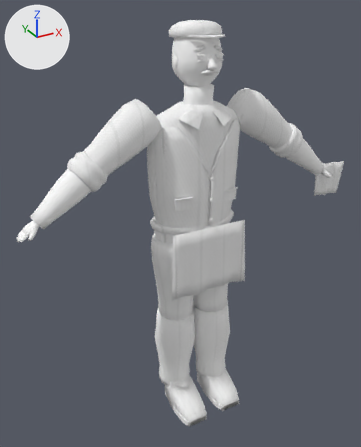
Before and after pictures for a commit that changed the Blender file ArtSource/Bar/Bartender/Blender/BarBartenderOrdinary3D.blend.
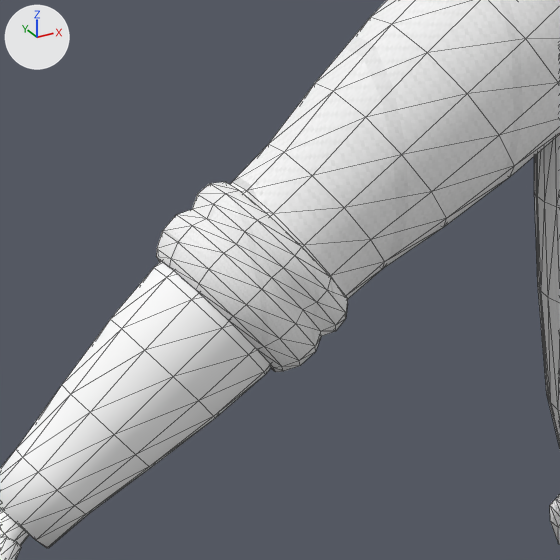
The first picture shows the older version from a 50 mm camera at (-1.029, -1.748, 1.807) aimed at (-0.051, 0.031, 0.917). The close-ups show the older and then the newer version on the part from 9% to 42% of the width and 25% to 52% of the height of that picture. Only the edits that show in the close-ups are written down. The lights are fixed; the arrows at upper left show +X, +Y and +Z. The close-ups show mesh edges as thin lines.

In view in the first close-up: 'CLO_RolledCuff.R', 'CLO_WaistcoatSide.R', 'GEO_ExposedForearm.R', 'GEO_UpperArm.R' and 4 more.
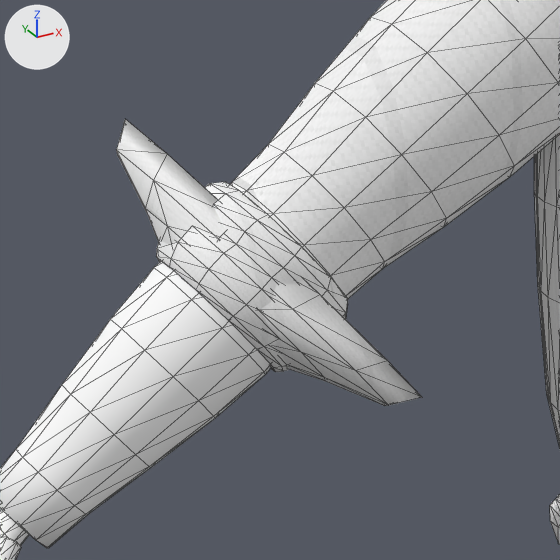
The newer file adds a shape key; the second version is drawn at full value of the shape key 'JointVolume.Elbow.R' of 'GEO_Forearm.R', and the change is written as the vertex moves it makes.

Where the change shows, as pixel boxes (x1, y1, x2, y2) in the close-ups (560 x 560 px):
'GEO_Forearm.R', reshaped (not visible before)
    after: (117, 119, 422, 406)

The change, as a diff of the scene's bpy script:
```diff
--- a/ArtSource/Bar/Bartender/Blender/BarBartenderOrdinary3D.blend.py
+++ b/ArtSource/Bar/Bartender/Blender/BarBartenderOrdinary3D.blend.py
@@ me_geo_forearm_r_detailedmesh @@
 # used by ob_geo_forearm_r; location = (-0.453, -0.008, 1.244)
-me_geo_forearm_r_detailedmesh.from_pydata(...)  # 48 vertices, 92 faces; spans x -0.08..0.0379, y -0.0684..0.0661, z -0.0816..0.0492
+me_geo_forearm_r_detailedmesh.from_pydata(...)  # 48 vertices, 92 faces; spans x -0.0978..0.0856, y -0.1111..0.1111, z -0.1135..0.1066
+# me_geo_forearm_r_detailedmesh part 1: 48 of 48 vertices moved; they spanned x -0.08..0.0379, y -0.0684..0.0661, z -0.0816..0.0492 and now span x -0.0978..0.0856, y -0.1111..0.1111, z -0.1135..0.1066; mean shift (0.0, 0.0, 0.0)
 me_geo_forearm_r_detailedmesh.materials.append(mat_mat_player3dlit)
```
